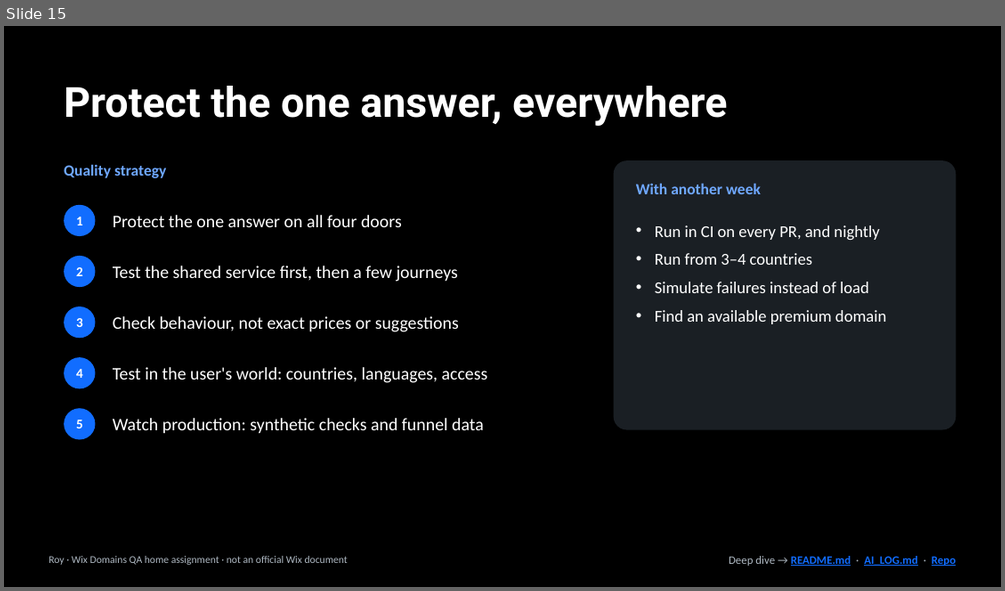
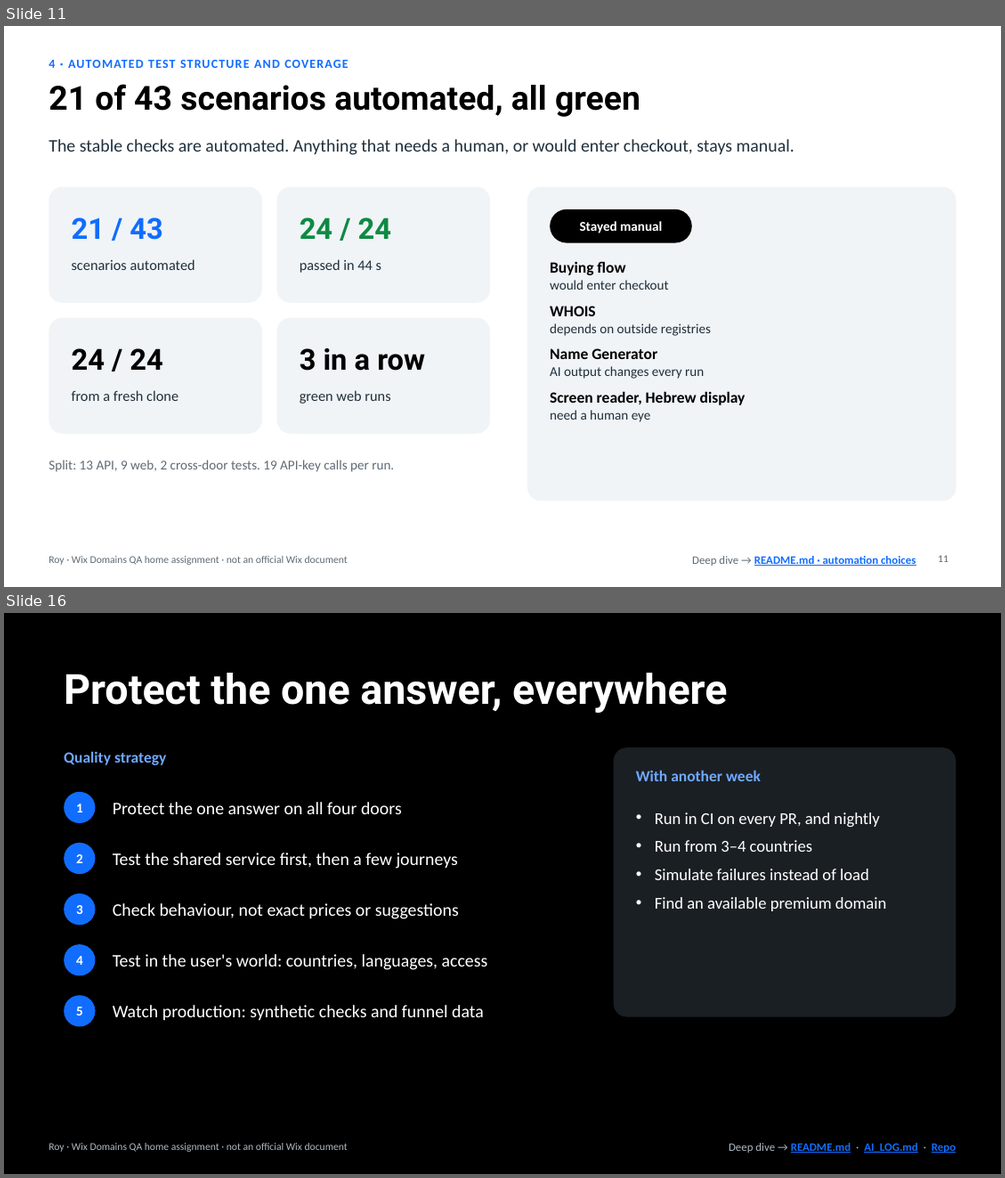
Before and after one commit to kazes5/WixAssignment, a slide deck: presentation/WixDomains_QA.pptx. Shown one above the other, each under a label of ours: slide 15 before the commit, slides 11 and 16 after it; the slides between them are not shown. The pictures are 1005x591 and 1005x1178 pixels, drawn with LibreOffice and Linux fonts; fonts in the diff are those of the drawing. Boxes give left, top, right and bottom in pixels: in the first picture for what was removed or moved away, otherwise in the second. Text is boxed around its words. In the diff, an @@ line names an element or a change of style, - is before the commit and + after.

```diff
--- a/presentation/WixDomains_QA.pptx
+++ b/presentation/WixDomains_QA.pptx
@@ slide 11 added at [4,26,1001,587], background #FFFFFF @@
@@ text added at [48,60,348,68], 12 pt, text #116DFF, bold @@
+4 · AUTOMATED TEST STRUCTURE AND COVERAGE
@@ title added at [48,84,640,117], 32 pt, text #000000, bold @@
+21 of 43 scenarios automated, all green
@@ text added at [48,139,794,155], 17 pt, text #20303C @@
+The stable checks are automated. Anything that needs a human, or would enter checkout, stays manual.
@@ rounded rectangle added at [48,187,262,303], fill #F0F4F7 @@
@@ rounded rectangle added at [277,187,490,303], fill #F0F4F7 @@
@@ rounded rectangle added at [527,187,956,501], fill #F0F4F7 @@
@@ rounded rectangle added at [550,209,692,243], fill #000000 @@
@@ text added at [72,217,162,240], 28 pt, text #116DFF, bold @@
+21 / 43
@@ text added at [299,217,391,239], 28 pt, text #0E8A43, bold @@
+24 / 24
@@ text added at [580,221,662,233], 13 pt, text #FFFFFF, bold @@
+Stayed manual
@@ text added at [72,259,195,270], 14 pt, text #20303C @@
+scenarios automated
@@ text added at [299,259,381,273], 14 pt, text #20303C @@
+passed in 44 s
@@ text added at [550,261,711,422], 13 pt, text #20303C @@
+Buying flow
+would enter checkout
+WHOIS
+depends on outside registries
+Name Generator
+AI output changes every run
+Screen reader, Hebrew display
+need a human eye
@@ rounded rectangle added at [48,318,262,434], fill #F0F4F7 @@
@@ rounded rectangle added at [277,318,490,434], fill #F0F4F7 @@
@@ text added at [72,348,162,370], 28 pt, text #000000, bold @@
+24 / 24
@@ text added at [299,348,425,370], 28 pt, text #000000, bold @@
+3 in a row
@@ text added at [72,390,178,401], 14 pt, text #20303C @@
+from a fresh clone
@@ text added at [299,390,390,403], 14 pt, text #20303C @@
+green web runs
@@ text added at [48,459,394,472], 13 pt, text #5F6B75 @@
+Split: 13 API, 9 web, 2 cross-door tests. 19 API-key calls per run.
@@ text added at [48,556,348,564], 10 pt, text #5F6B75 @@
+Roy · Wix Domains QA home assignment · not an official Wix document
@@ text added at [692,556,915,565], 11 pt, text #116DFF, bold, underline @@
+Deep dive → README.md · automation choices
@@ page number added at [938,555,948,562], 10 pt, text #5F6B75 @@
+11
@@ what was slide 15 is now slide 16 @@
```
Also in this commit, not shown: 5 slides changed, 8 other slides added, 8 slides removed, 4 other files.
